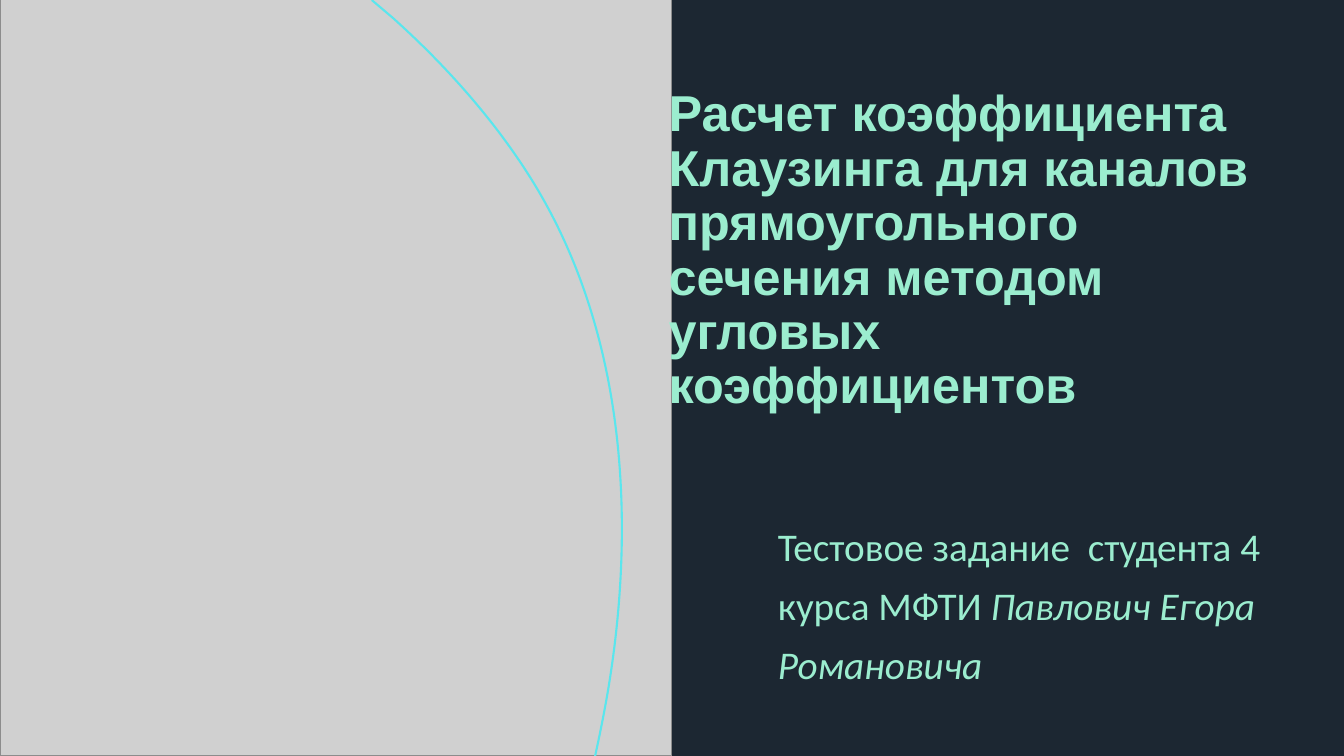
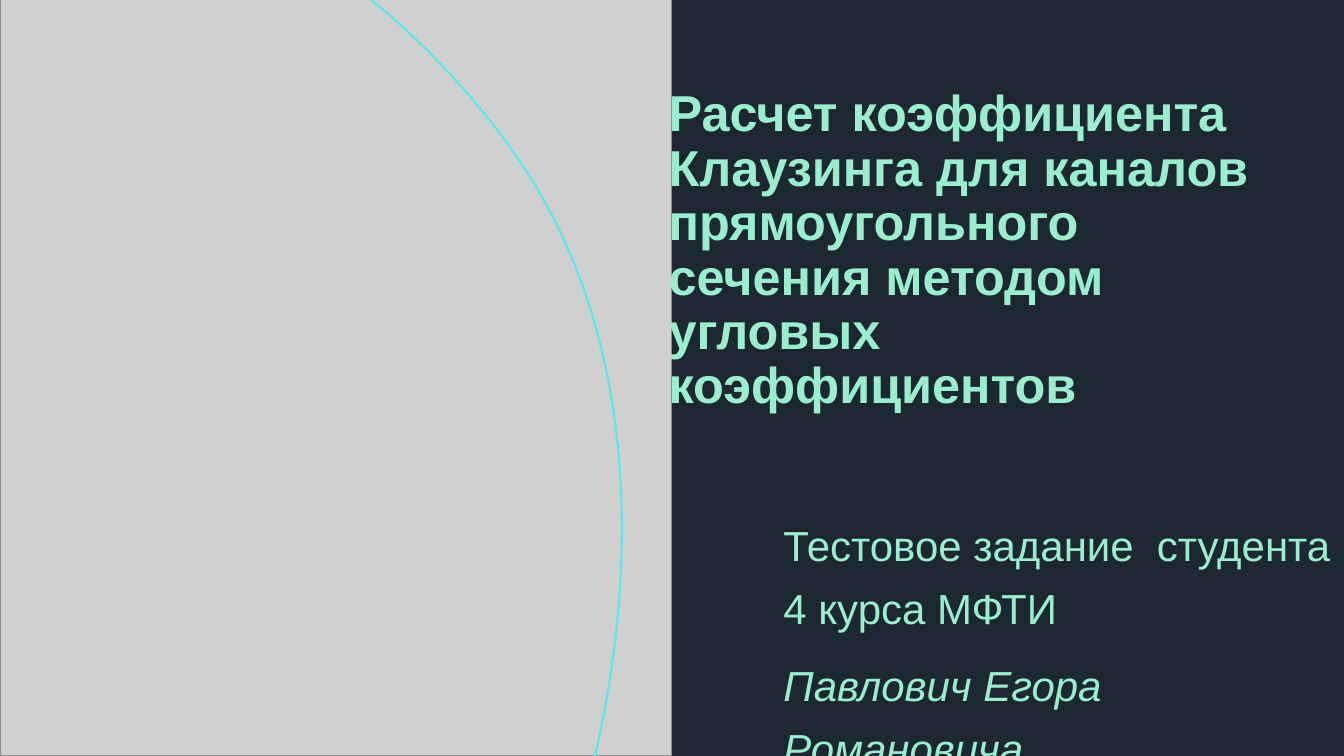
Before and after one commit to eprush/MethodOfAngularCoefficients, a slide deck: slide 1 of Presentation/Тестовое задание.pptx. Drawn at 1344x756 pixels with LibreOffice and Linux fonts; fonts in the diff are those of the drawing; grey boxes stand for pictures. Boxes give left, top, right and bottom in pixels: in the first picture for what was removed or moved away, otherwise in the second. Text is boxed around its words. In the diff, an @@ line names an element or a change of style, - is before the commit and + after.

```diff
--- a/Presentation/Тестовое задание.pptx
+++ b/Presentation/Тестовое задание.pptx
@@ subtitle at bbox=[783, 532, 1330, 710]: text changed; size 28 to 30 pt; font Calibri to Arial @@
-Тестовое задание студента 4 курса МФТИ Павлович Егора Романовича
+Тестовое задание студента 4 курса МФТИ
+Павлович Егора Романовича
```
Also in this commit, not shown: 4 other slides changed, 6 slides added, 1 slide removed, 6 other files.
